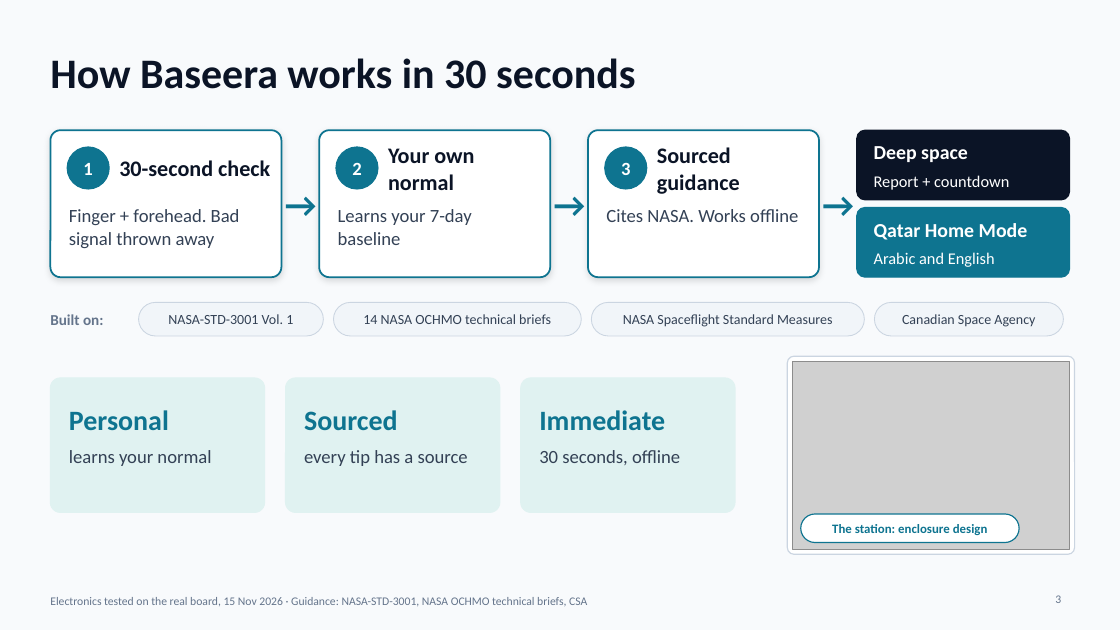
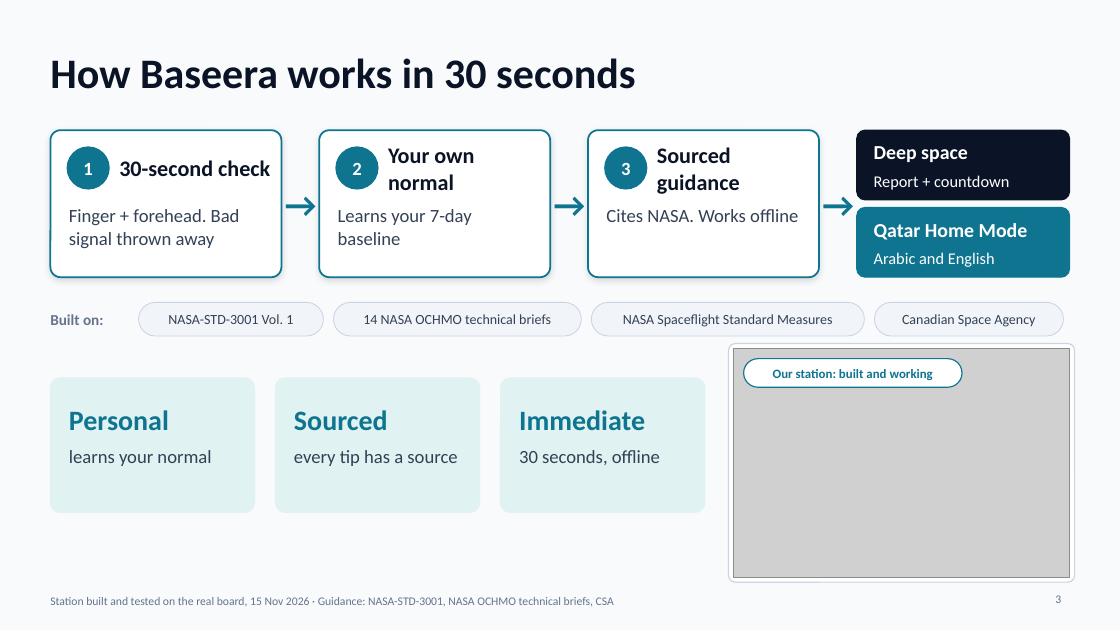
Before and after one commit to dalil-qa/dalil, a slide deck: slide 3 of NASA_Submission/Baseera_Pitch_Deck_NASA.pptx. Drawn at 1120x630 pixels with LibreOffice and Linux fonts; fonts in the diff are those of the drawing; grey boxes stand for pictures. Boxes give left, top, right and bottom in pixels: in the first picture for what was removed or moved away, otherwise in the second. Text is boxed around its words. In the diff, an @@ line names an element or a change of style, - is before the commit and + after.

```diff
--- a/NASA_Submission/Baseera_Pitch_Deck_NASA.pptx
+++ b/NASA_Submission/Baseera_Pitch_Deck_NASA.pptx
@@ rounded rectangle: place and size @@
-rounded rectangle at [787, 356, 1075, 555]
+rounded rectangle at [728, 344, 1075, 582]
@@ rounded rectangle at [728, 344, 1075, 582]: proportions changed @@
@@ picture: place and size @@
-picture at [792, 361, 1070, 549]
+picture at [734, 349, 1070, 577]
@@ rounded rectangle: place and size @@
-rounded rectangle at [801, 514, 1019, 543]
+rounded rectangle at [744, 359, 962, 387]
@@ rounded rectangle: place and size @@
-rounded rectangle at [50, 378, 265, 513]
+rounded rectangle at [50, 378, 255, 513]
@@ rounded rectangle: place and size @@
-rounded rectangle at [286, 378, 500, 513]
+rounded rectangle at [276, 378, 480, 513]
@@ rounded rectangle: place and size @@
-rounded rectangle at [521, 378, 735, 513]
+rounded rectangle at [501, 378, 705, 513]
@@ text at [773, 369, 933, 380]: text changed @@
-The station: enclosure design
+Our station: built and working
@@ text "Sourced": place and size @@
-text "Sourced" at [304, 410, 398, 430]
+text "Sourced" at [294, 410, 388, 430]
@@ text "Immediate": place and size @@
-text "Immediate" at [539, 410, 665, 430]
+text "Immediate" at [519, 410, 645, 430]
@@ text "every tip has a source": place and size @@
-text "every tip has a source" at [304, 450, 468, 466]
+text "every tip has a source" at [294, 450, 457, 466]
@@ text "30 seconds, offline": place and size @@
-text "30 seconds, offline" at [539, 450, 680, 465]
+text "30 seconds, offline" at [519, 450, 660, 465]
@@ text at [50, 597, 614, 606]: text changed @@
-Electronics tested on the real board, 15 Nov 2026 · Guidance: NASA-STD-3001, NASA OCHMO technical briefs, CSA
+Station built and tested on the real board, 15 Nov 2026 · Guidance: NASA-STD-3001, NASA OCHMO technical briefs, CSA
```
Also in this commit, not shown: 4 other files.
